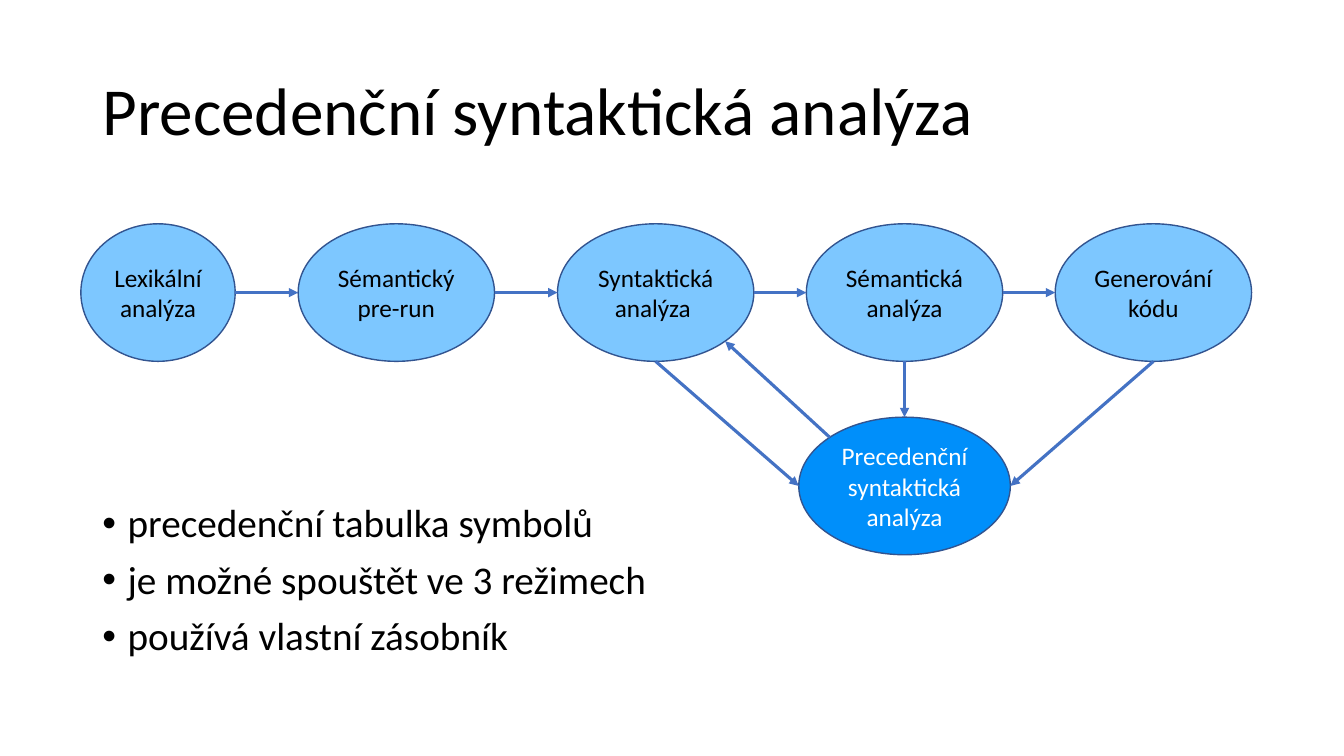
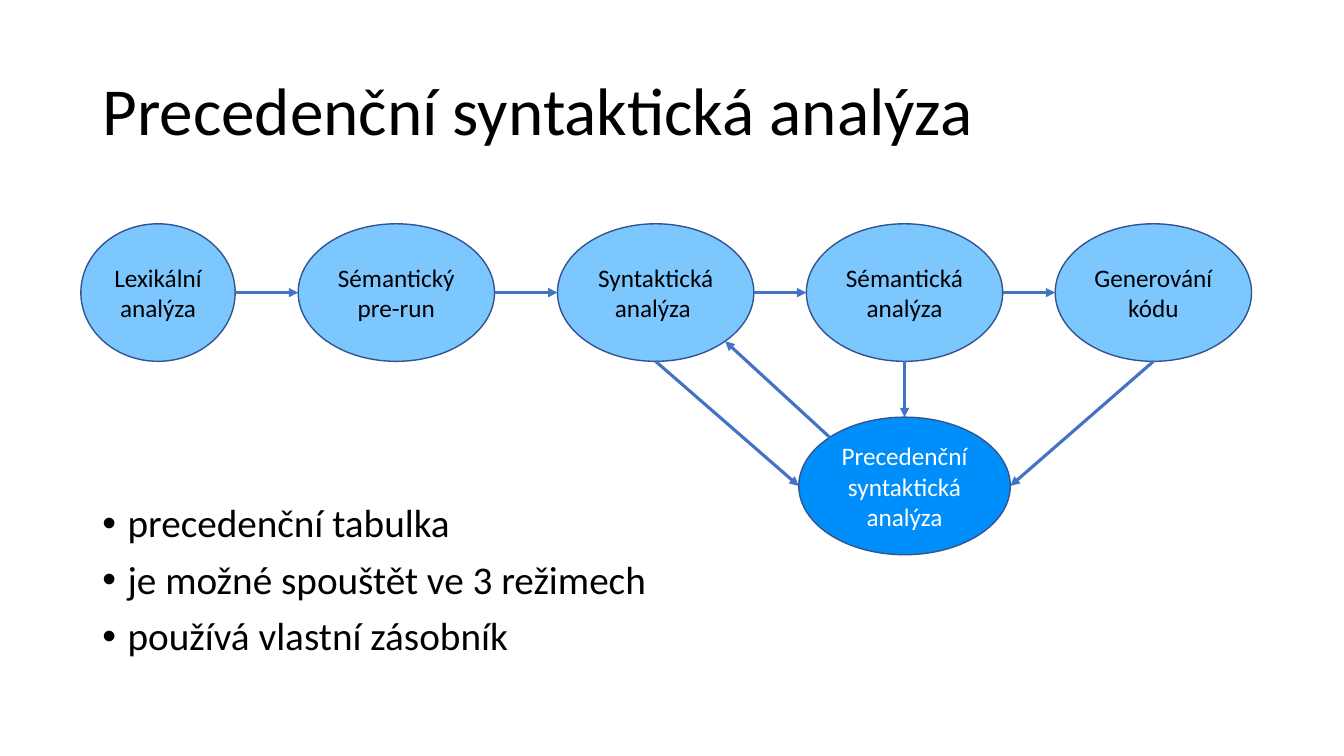
Before and after one commit to poli-cz/VUT-IFJ, a slide deck: slide 7 of obhajoba_ready/Formální jazyky a překladače.pptm. Drawn at 1344x756 pixels with LibreOffice and Linux fonts; fonts in the diff are those of the drawing. Boxes give left, top, right and bottom in pixels: in the first picture for what was removed or moved away, otherwise in the second. Text is boxed around its words. In the diff, an @@ line names an element or a change of style, - is before the commit and + after.

```diff
--- a/obhajoba_ready/Formální jazyky a překladače.pptm
+++ b/obhajoba_ready/Formální jazyky a překladače.pptm
@@ text at [128,509,449,544]: text changed @@
-• precedenční tabulka symbolů
+• precedenční tabulka
```
Also in this commit, not shown: 1 other slide changed, 1 slide added, 1 other file.
